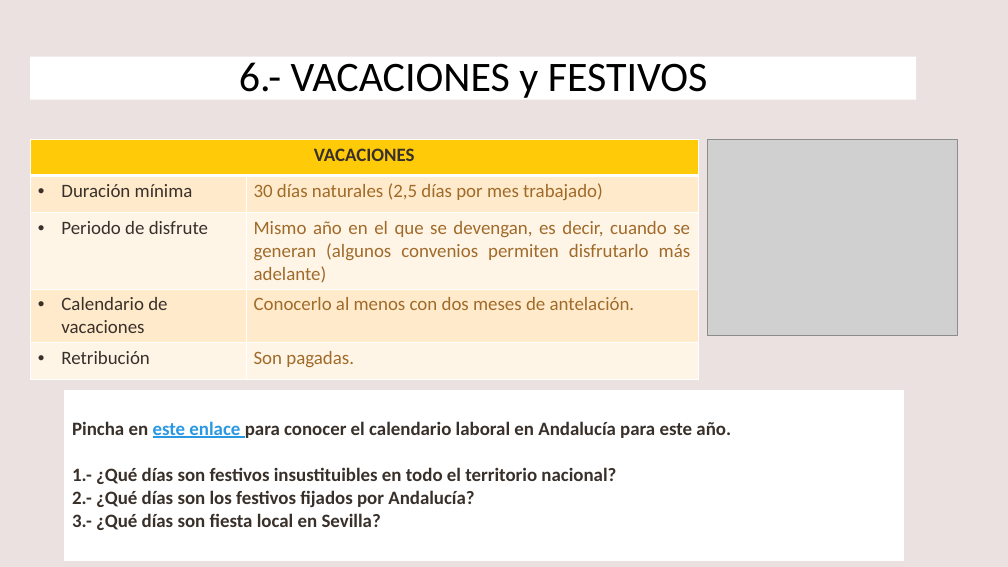
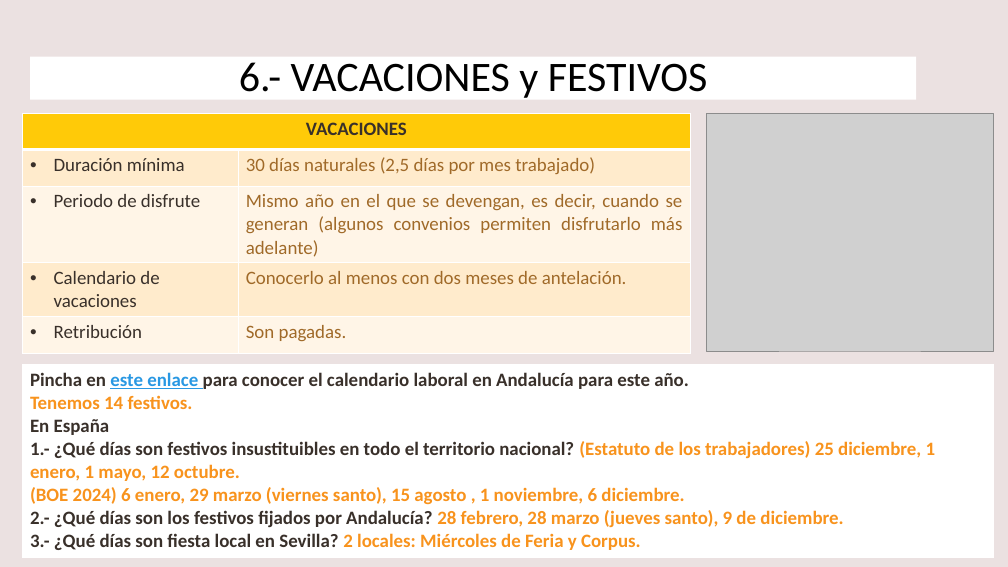
Before and after one commit to DiMaPaGa/daw1, a slide deck: slide 9 of PROGRAMACION/FOL/TEMA 3 FOL 2023 2024.pptx. Drawn at 1008x567 pixels with LibreOffice and Linux fonts; fonts in the diff are those of the drawing; grey boxes stand for pictures. Boxes give left, top, right and bottom in pixels: in the first picture for what was removed or moved away, otherwise in the second. Text is boxed around its words. In the diff, an @@ line names an element or a change of style, - is before the commit and + after.

```diff
--- a/PROGRAMACION/FOL/TEMA 3 FOL 2023 2024.pptx
+++ b/PROGRAMACION/FOL/TEMA 3 FOL 2023 2024.pptx
@@ table: place and size @@
-table at box(30, 140, 698, 377)
+table at box(23, 113, 690, 351)
@@ picture: place and size @@
-picture at box(708, 139, 958, 336)
+picture at box(706, 113, 993, 351)
@@ table at box(23, 364, 994, 554) @@
-row 1, column 1: Pincha en este enlace para conocer el calendario laboral en Andalucía para este año. / 1.- ¿Qué días son festivos insustituibles en todo el territorio nacional? / 2.- ¿Qué días son los festivos fijados por Andalucía? / 3.- ¿Qué días son fiesta local en Sevilla?
+row 1, column 1: Pincha en este enlace para conocer el calendario laboral en Andalucía para este año. / Tenemos 14 festivos. / En España / 1.- ¿Qué días son festivos insustituibles en todo el territorio nacional? (Estatuto de los trabajadores) 25 diciembre, 1 enero, 1 mayo, 12 octubre. / (BOE 2024) 6 enero, 29 marzo (viernes santo), 15 agosto , 1 noviembre, 6 diciembre. / 2.- ¿Qué días son los festivos fijados por Andalucía? 28 febrero, 28 marzo (jueves santo), 9 de diciembre. / 3.- ¿Qué días son fiesta local en Sevilla? 2 locales: Miércoles de Feria y Corpus.
@@ table: place and size @@
-table at box(64, 390, 904, 557)
+table at box(23, 364, 994, 554)
```
Also in this commit, not shown: 4 other slides changed, 4 other files.
